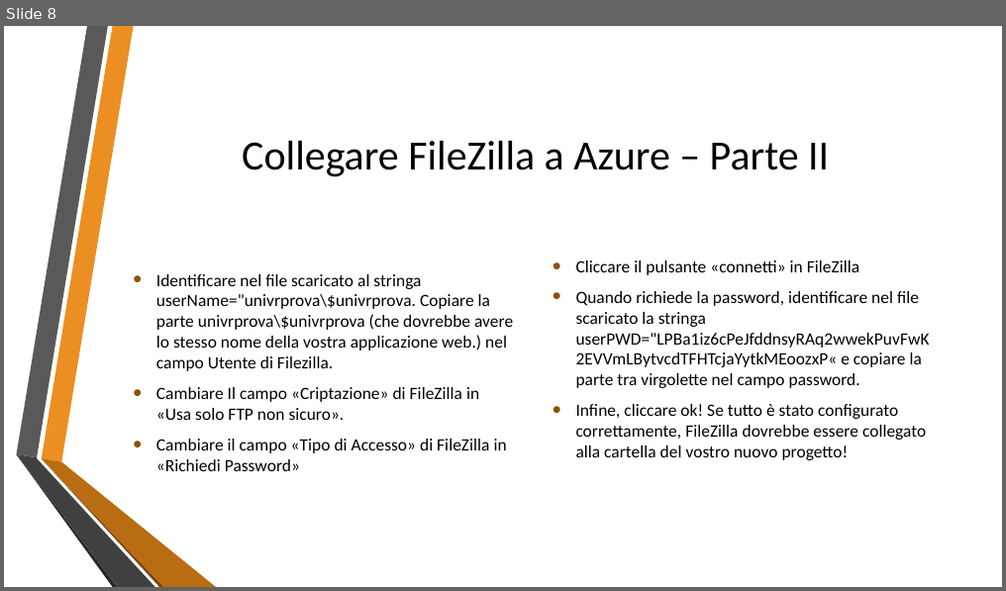
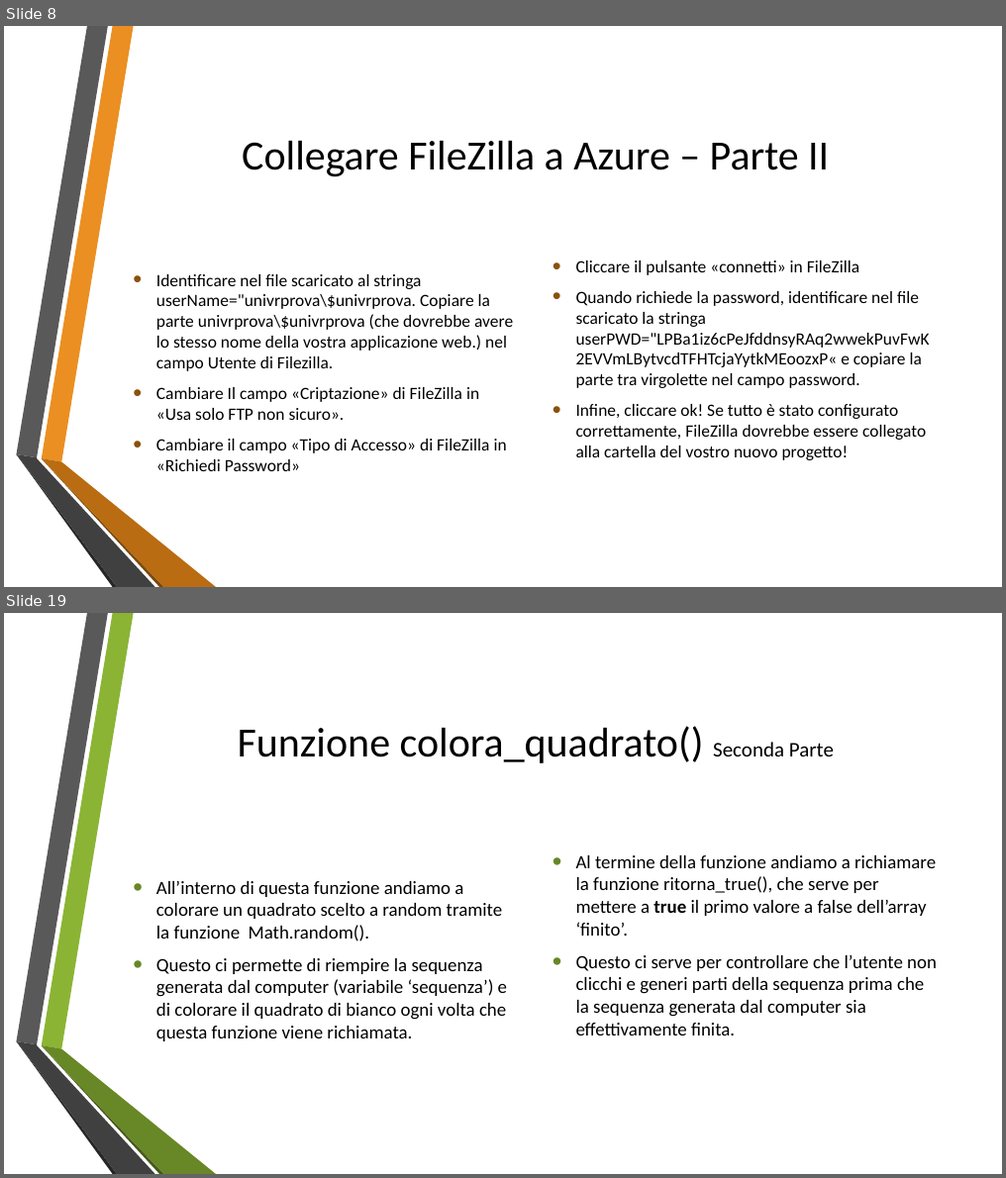
Before and after one commit to lpleo/galileiWebApp, a slide deck: Slide/Presentazione_Evento.pptx. Shown one above the other, each under a label of ours: slide 8 before the commit, slides 8 and 19 after it; the slides between them are not shown. The pictures are 1006x591 and 1006x1178 pixels, drawn with LibreOffice and Linux fonts; fonts in the diff are those of the drawing; background and template pictures are left out. Boxes give left, top, right and bottom in pixels: in the first picture for what was removed or moved away, otherwise in the second. Text is boxed around its words. In the diff, an @@ line names an element or a change of style, - is before the commit and + after.

```diff
--- a/Slide/Presentazione_Evento.pptx
+++ b/Slide/Presentazione_Evento.pptx
@@ slide 19 added at (4, 613, 1002, 1174), background picture (left out); not listed: 3 template elements that a slide beside it also shows @@
@@ freeform shape added at (42, 613, 134, 1050), fill #8BB434 @@
@@ title added at (238, 726, 834, 763), 40 pt, text #000000 @@
+Funzione colora_quadrato() Seconda Parte
@@ text added at (576, 856, 937, 1036), 18 pt, text #000000 @@
+• Al termine della funzione andiamo a richiamare la funzione ritorna_true(), che serve per mettere a true il primo valore a false dell’array ‘finito’.
+• Questo ci serve per controllare che l’utente non clicchi e generi parti della sequenza prima che la sequenza generata dal computer sia effettivamente finita.
@@ text added at (156, 881, 507, 1042), 18 pt, text #000000 @@
+• All’interno di questa funzione andiamo a colorare un quadrato scelto a random tramite la funzione Math.random().
+• Questo ci permette di riempire la sequenza generata dal computer (variabile ‘sequenza’) e di colorare il quadrato di bianco ogni volta che questa funzione viene richiamata.
@@ freeform shape added at (42, 1047, 164, 1174), fill #465A1A @@
@@ freeform shape added at (42, 1046, 216, 1174), fill #688727 @@
```
Also in this commit, not shown: 2 slides changed, 13 other slides added.
